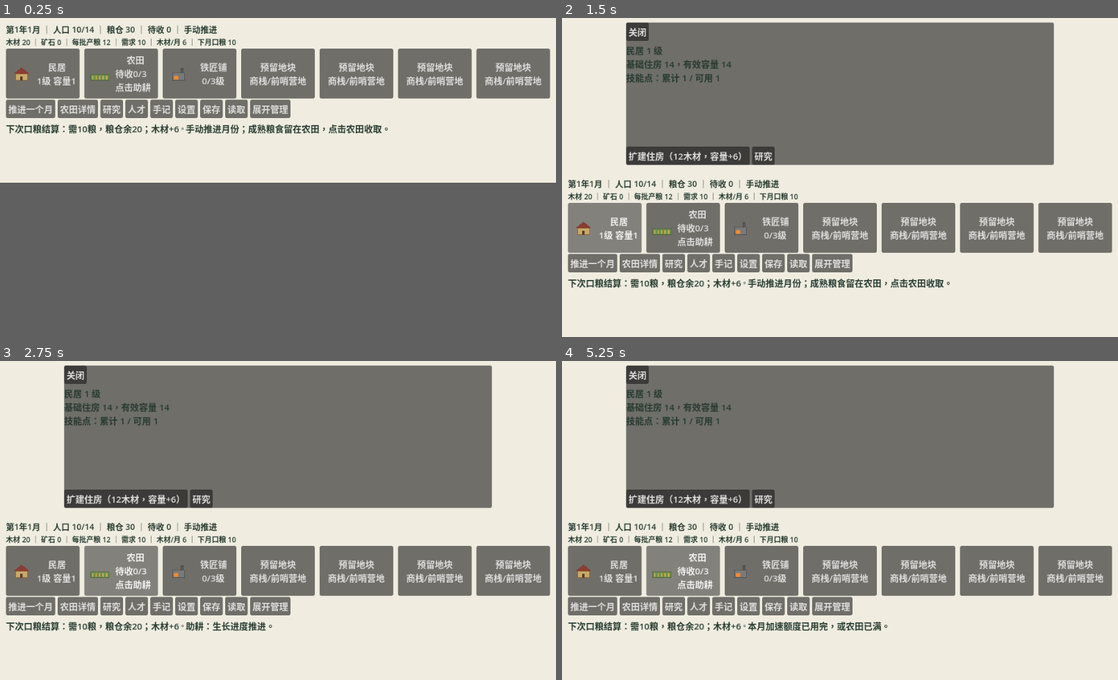
Above: before the commit, frames 1-4 (two rows, left to right).
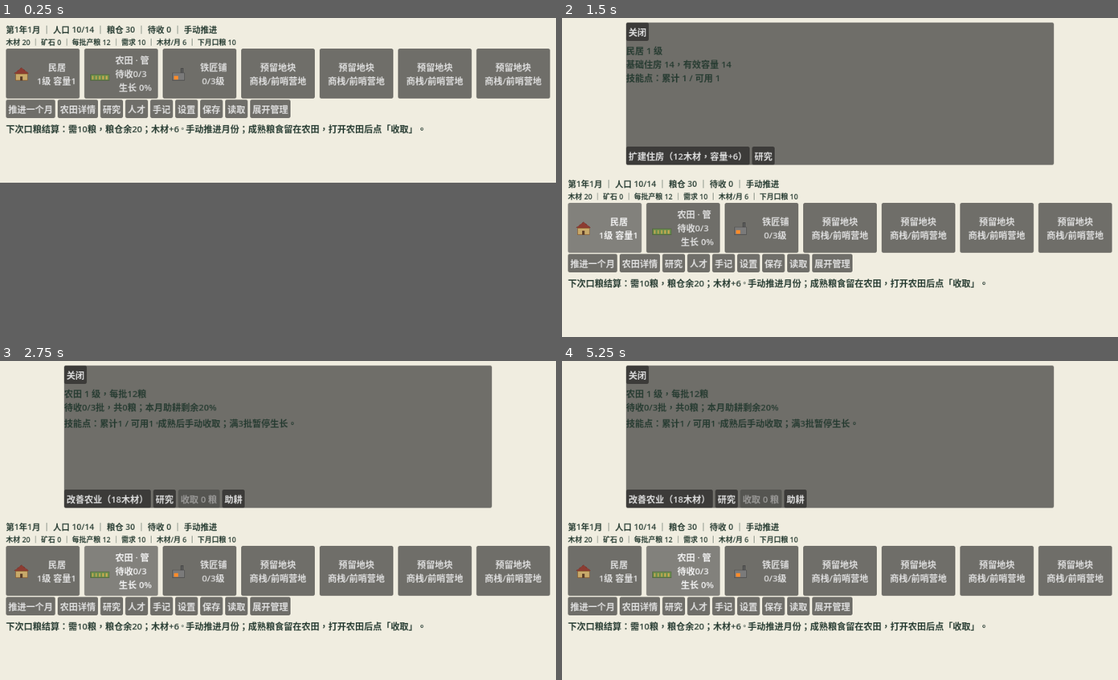
Above: after the commit, the same moments.

Repository: HDDD1123/game
Game: Godot game, scene res://ui/main.tscn
The game is run twice, just before and just after one commit, with the same random seed, the same clock (stepped at 60 frames per second) and the same inputs.
Inputs (mouse positions are in pixels of both pictures, inside the frame that each line leads up to):
- Up to frame 1 (0.25 s): no input
- Up to frame 2 (1.5 s): click "民居 1级 容量14" at 0.5 s; click "民居 1级 容量14" at 1.25 s
- Up to frame 3 (2.75 s): click (122, 469) at 2 s, where only the run before the commit has a clickable "农田 待收0/3批·0粮 点击助耕 0%"
- Up to frame 4 (5.25 s): click (684, 469) at 2.75 s, where only the run before the commit has a clickable "农田 待收0/3批·0粮 点击助耕 5%"; click (684, 469) at 3.5 s, where only the run before the commit has a clickable "农田 待收0/3批·0粮 点击助耕 10%"; click (684, 469) at 4.25 s, where only the run before the commit has a clickable "农田 待收0/3批·0粮 点击助耕 15%"; click (684, 469) at 5 s, where only the run before the commit has a clickable "农田 待收0/3批·0粮 点击助耕 20%"

The runs differ from the first frame. In frame 1, 0.4% of the frame differs, in the area x 20-77%, y 11-37%; in frame 2, 0.4%; in frame 3, 2.9%, in the area x 11-77%, y 8-85%; in frame 4, 2.9%.

Commit message:
修复街景农田点击并交付 2.0.1，排定 2.1 四机玩法与验收任务

Diff:
--- a/apps/desktop/project.godot
+++ b/apps/desktop/project.godot
@@ -2,7 +2,7 @@
 
 [application]
 config/name="Kingdom Desktop Prototype"
-config/version="2.0"
+config/version="2.0.1"
 run/main_scene="res://ui/main.tscn"
 config/features=PackedStringArray("4.6", "GL Compatibility")
 run/max_fps=30
--- a/apps/desktop/tests/test_playtest_20.gd
+++ b/apps/desktop/tests/test_playtest_20.gd
@@ -30,6 +30,8 @@
 	scene.street_next_button.pressed.emit()
 	check(scene.street_events.visible and scene.street_next_button.disabled, "流民事件暂停")
 	scene.slot_buttons[1].pressed.emit()
+	scene.detail_harvest_button.pressed.emit()
+	scene._close_panels()
 	scene.street_reject_button.pressed.emit()
 	check(scene.game.view().farm.ready_food == 0 and scene.game.snapshot().pending.is_empty(), "收粮与处理流民")
 	scene._toggle_street()
--- a/apps/desktop/tests/test_street_workflow.gd
+++ b/apps/desktop/tests/test_street_workflow.gd
@@ -28,7 +28,7 @@
 	scene.street_accept_button.pressed.emit()
 	check(scene.game.snapshot().population == 14, "repeated event signal does not add population twice")
 	scene._act("restart")
-	scene._open_detail("farm")
+	scene.slot_buttons[1].pressed.emit()
 	var upgrade = scene.detail_upgrade_button
 	check(scene.detail_label.text.contains("农田 1 级") and not upgrade.disabled, "farm detail exposes upgrade")
 	upgrade.pressed.emit()
@@ -50,13 +50,15 @@
 	check(scene.game.view().skills.farm.spent == 2 and scene.skill_rows.farm_rotation.button.disabled, "points and disabled states remain current")
 	scene._close_panels()
 	scene._act("restart")
-	for i in range(4): scene._on_slot_pressed("farm")
-	check(scene.slot_buttons[1].tooltip_text.contains("额度已用完"), "click quota exhaustion explained")
+	scene.slot_buttons[1].pressed.emit()
+	for i in range(4): scene.detail_assist_button.pressed.emit()
+	check(scene.detail_assist_button.disabled, "click quota exhaustion explained")
 	check(scene.game.view().farm.progress == 2000, "clicking remains bounded by shared cap")
 	scene.street_next_button.pressed.emit()
-	check(scene.slot_buttons[1].tooltip_text.contains("收取12粮"), "harvest affordance takes priority during event pause")
-	scene._on_slot_pressed("farm")
-	check(scene.slot_buttons[1].tooltip_text.contains("已暂停"), "empty paused field explains why assist unavailable")
+	check(not scene.detail_harvest_button.disabled and scene.detail_harvest_button.text.contains("12"), "harvest affordance takes priority during event pause")
+	scene.detail_harvest_button.pressed.emit()
+	check(scene.detail_assist_button.disabled, "empty paused field explains why assist unavailable")
+	scene._close_panels()
 	scene.street_reject_button.pressed.emit()
 	check(scene.game.snapshot().population == 10 and not scene.street_events.visible, "reject directly from street")
 
--- a/apps/desktop/tests/verify_005.gd
+++ b/apps/desktop/tests/verify_005.gd
@@ -21,6 +21,18 @@
 	if img and not img.is_empty():
 		img.save_png(path)
 
+func click_control(control: Control) -> void:
+	var center := control.get_global_rect().get_center()
+	var motion := InputEventMouseMotion.new()
+	motion.position = center
+	root.push_input(motion, true)
+	for down in [true, false]:
+		var click := InputEventMouseButton.new()
+		click.position = center
+		click.button_index = MOUSE_BUTTON_LEFT
+		click.pressed = down
+		root.push_input(click, true)
+
 func run() -> void:
 	# 使用专属路径，不删除玩家配置。截图只在图形环境获取。
 	DirAccess.make_dir_recursive_absolute("user://verification")
@@ -36,21 +48,31 @@
 	check(scene.info_label.text.contains("粮仓") and scene.info_label.text.contains("待收"), "信息栏含粮仓与待收")
 	check(scene.street_row.visible and not scene.normal_root.visible, "街景视图可见")
 
-	# 农田点击：空田 +5% 进度
-	scene._on_slot_pressed("farm")
+	var before: Dictionary = scene.game.snapshot()
+	click_control(scene.slot_buttons[1])
 	await process_frame
-	check(int(scene.game.view().farm.progress) > 0, "点击空田加速生长")
+	check(scene.detail_panel.visible and scene.game.snapshot() == before, "点击空田只打开详情")
+	check(scene.detail_upgrade_button.is_visible_in_tree() and scene.detail_research_button.is_visible_in_tree(), "升级与研究可见")
+	click_control(scene.detail_assist_button)
+	check(int(scene.game.view().farm.progress) > 0, "选择助耕后加速生长")
+	scene._close_panels()
+	await process_frame
+	await process_frame
 
 	# 推进一月 → 1批待收（并产生流民事件）
 	scene.game.act("advance_month")
 	scene._refresh()
 	check(int(scene.game.view().farm.ready_food) == 12, "一月后1批待收")
 
-	# 点击农田收获
-	scene._on_slot_pressed("farm")
+	# 从成熟农田进入详情，再确认收取
+	click_control(scene.slot_buttons[1])
+	await process_frame
+	await process_frame
+	check(scene.game.view().farm.ready_food == 12 and not scene.detail_harvest_button.disabled, "打开成熟农田保留待收")
+	click_control(scene.detail_harvest_button)
 	await process_frame
 	check(int(scene.game.snapshot().food) == 32, "点击农田收获入库")
-	scene._on_slot_pressed("farm")
+	click_control(scene.detail_harvest_button)
 	await process_frame
 	check(int(scene.game.snapshot().food) == 32, "重复点击不重复加粮")
 
@@ -65,7 +87,7 @@
 	await _shot("user://verification/street_005.png")
 
 	# 技能面板
-	scene._open_skills()
+	click_control(scene.detail_research_button)
 	await process_frame
 	await process_frame
 	check(scene.skill_panel.visible, "技能面板打开")
--- a/apps/desktop/ui/main.gd
+++ b/apps/desktop/ui/main.gd
@@ -69,6 +69,9 @@
 var overlay_panel: PanelContainer
 var overlay_title: Label
 var overlay_content: VBoxContainer
+var detail_harvest_button: Button
+var detail_assist_button: Button
+var detail_research_button: Button
 var detail_upgrade_button: Button
 var pin_check: CheckButton
 var street_toggle_button: Button
@@ -87,7 +90,7 @@
 	_apply_font_scale(preferences.load_preferences().preferences.font_scale)
 
 	var win := get_window()
-	win.title = "桌面王国 · 可玩测试版 2.0"
+	win.title = "桌面王国 · 可玩测试版 " + str(ProjectSettings.get_setting("application/config/version"))
 	win.min_size = NORMAL_MIN
 	get_tree().auto_accept_quit = false
 	win.close_requested.connect(_request_close)
@@ -144,7 +147,7 @@
 	economy = _label(normal_root)
 	forecast_label = _label(normal_root)
 	message = _label(normal_root)
-	message.text = "手动推进月份；成熟粮食留在农田，点击农田收取。"
+	message.text = "手动推进月份；成熟粮食留在农田，打开农田后点「收取」。"
 	event_label = _label(normal_root)
 	var events := HBoxContainer.new()
 	normal_root.add_child(events)
@@ -233,16 +236,7 @@
 		slot_buttons.append(button)
 
 func _on_slot_pressed(slot_id: String) -> void:
-	if slot_id == "farm":
-		var fv: Dictionary = game.view().farm
-		if int(fv.ready_food) > 0:
-			_act("harvest_farm")
-		else:
-			var r: Dictionary = game.act("assist_farm", {"source": "click", "count": 1})
-			message.text = r.message
-			_refresh(r.state, r.view)
-		return
-	if slot_id == "housing" or slot_id == "forge":
+	if slot_id in ["farm", "housing", "forge"]:
 		_open_detail(slot_id)
 		return
 	message.text = "预留地块（未来：商栈 / 前哨营地）暂时不能建造。"
@@ -266,7 +260,9 @@
 	detail_actions = HBoxContainer.new()
 	column.add_child(detail_actions)
 	detail_upgrade_button = _button(detail_actions, "升级", _upgrade_selected_building)
-	_button(detail_actions, "研究", _open_skills)
+	detail_research_button = _button(detail_actions, "研究", _open_skills)
+	detail_harvest_button = _button(detail_actions, "收取", func(): _act("harvest_farm"))
+	detail_assist_button = _button(detail_actions, "助耕", func(): _act("assist_farm", {"source": "click", "count": 1}))
 
 func _open_detail(slot_id: String) -> void:
 	selected_slot = slot_id
@@ -282,6 +278,8 @@
 func _render_detail(v: Dictionary = {}, s: Dictionary = {}) -> void:
 	if v.is_empty(): v = game.view()
 	if s.is_empty(): s = game.snapshot()
+	detail_harvest_button.visible = selected_slot == "farm"
+	detail_assist_button.visible = selected_slot == "farm"
 	if selected_slot == "housing":
 		detail_label.text = "民居 %d 级\n基础住房 %d，有效容量 %d\n技能点：累计 %d / 可用 %d" % [v.housing_level, s.housing, v.housing_capacity, v.skills.housing.earned, v.skills.housing.available]
 		detail_upgrade_button.text = "扩建住房（%d木材，容量+6）" % v.housing_cost
@@ -294,6 +292,9 @@
 		detail_label.text = "农田 %d 级，每批%d粮\n待收%d/%d批，共%d粮；本月助耕剩余%d%%\n技能点：累计%d / 可用%d。成熟后手动收取；满3批暂停生长。" % [s.agriculture, v.batch_food, v.farm.ready_batches, v.farm.capacity, v.farm.ready_food, int(v.farm.activity_left * 100 / v.farm.full_batch), v.skills.farm.earned, v.skills.farm.available]
 		detail_upgrade_button.text = "改善农业（%d木材）" % v.farm_cost
 		detail_upgrade_button.disabled = farm_button.disabled
+		detail_harvest_button.text = "收取 %d 粮" % v.farm.ready_food
+		detail_harvest_button.disabled = harvest_button.disabled
+		detail_assist_button.disabled = s.ended or not s.pending.is_empty() or v.home_population <= 0 or v.farm.full or v.farm.activity_left == 0
 
 # ---------- 技能树 ----------
 func _build_skill_panel() -> void:
@@ -510,15 +511,8 @@
 		if sid == "farm":
 			var fv: Dictionary = v.farm
 			var pct := int(int(fv.progress) * 100 / int(fv.full_batch))
-			var action_word: String = "点击收取" if int(fv.ready_food) > 0 else "点击助耕"
-			button.text = ("农田\n待收%d/%d" % [fv.ready_batches, fv.capacity]) if narrow_slots else ("农田\n待收%d/%d批·%d粮\n%s %d%%" % [fv.ready_batches, fv.capacity, fv.ready_food, action_word, pct])
-			button.tooltip_text = "点击收取%d粮；待收满%d批会暂停生长。" % [fv.ready_food, fv.capacity] if fv.ready_food > 0 else "点击助耕+5%%；本月剩余额度%d%%。" % int(fv.activity_left * 100 / fv.full_batch)
-			if not s.pending.is_empty() and fv.ready_food == 0:
-				button.tooltip_text = "先处理流民事件，生长与助耕已暂停。"
-			elif fv.ready_food == 0 and fv.activity_left == 0:
-				button.tooltip_text = "本月助耕额度已用完，下个月恢复。"
-			if s.ended:
-				button.tooltip_text = "本轮已结束，请读取存档或重新开始。"
+			button.text = ("农田\n管理" if narrow_slots else "农田 · 管理\n待收%d/%d批·%d粮\n生长 %d%%" % [fv.ready_batches, fv.capacity, fv.ready_food, pct])
+			button.tooltip_text = "打开农田管理，可升级、研究、收取或助耕。"
 		elif sid == "housing":
 			button.text = ("民居\n%d级" % v.housing_level) if narrow_slots else ("民居\n%d级 容量%d" % [v.housing_level, v.housing_capacity])
 		elif sid == "forge":
Not shown, changed: apps/desktop/先读我.txt
Not shown, changed: apps/desktop/启动说明.txt
Not shown, added: apps/desktop/docs/试玩版2.1四机任务.md
Not shown, added: releases/playtest-2.0.1/KingdomDesktop-2.0.1-Windows-x64.zip
